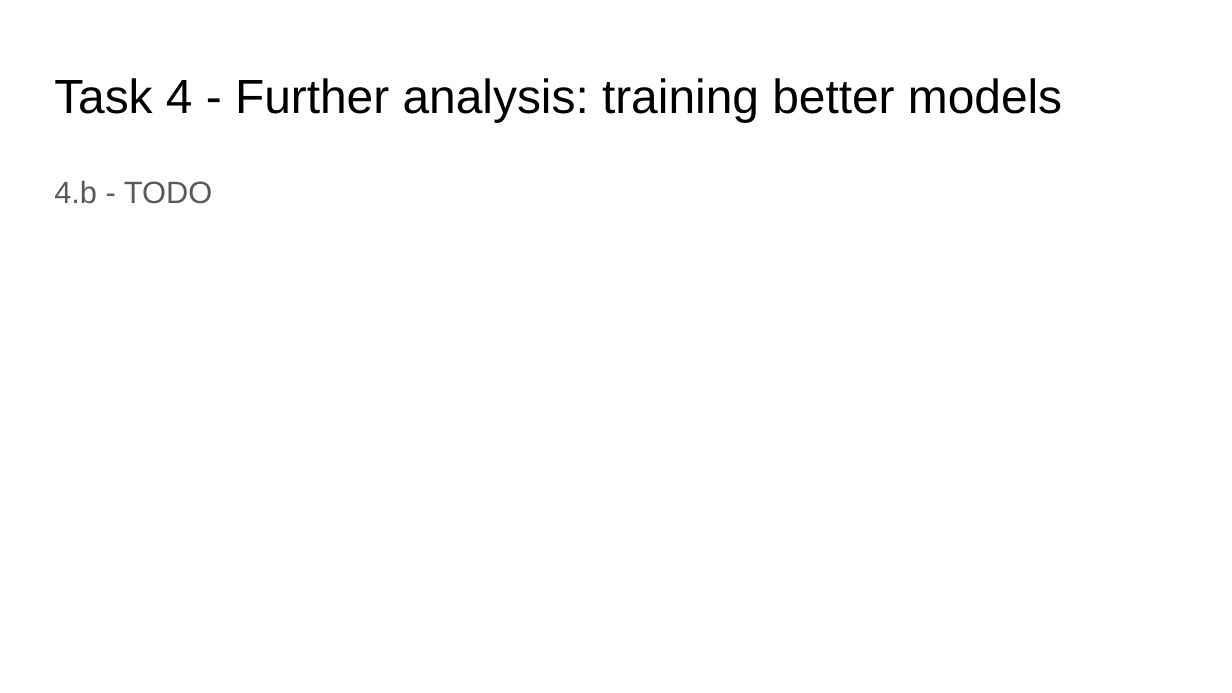
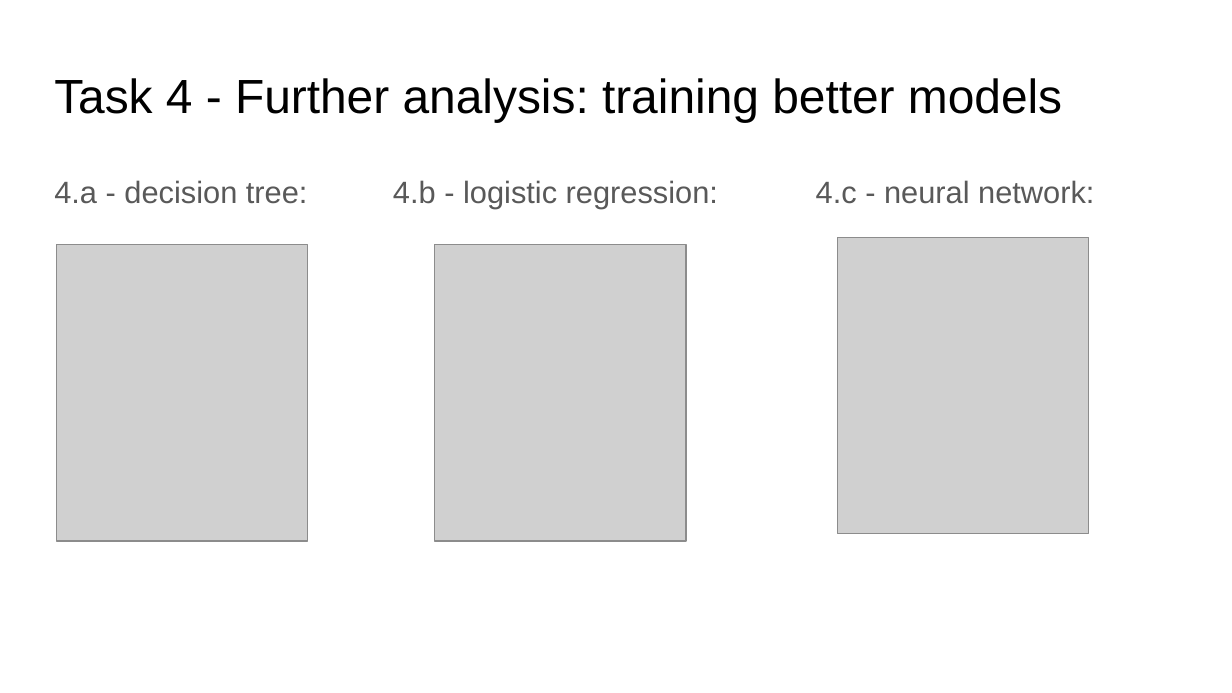
Before and after one commit to jolatechno/cours-ENS, a slide deck: slide 7 of cours/M2/machine_learning/PCS_CompSci_Project/Joseph_TOUZET_computational_science_project.odp (slide 6 before the commit). Drawn at 1232x693 pixels with LibreOffice and Linux fonts; fonts in the diff are those of the drawing; grey boxes stand for pictures. Boxes give left, top, right and bottom in pixels: in the first picture for what was removed or moved away, otherwise in the second. Text is boxed around its words. In the diff, an @@ line names an element or a change of style, - is before the commit and + after.

```diff
--- a/cours/M2/machine_learning/PCS_CompSci_Project/Joseph_TOUZET_computational_science_project.odp
+++ b/cours/M2/machine_learning/PCS_CompSci_Project/Joseph_TOUZET_computational_science_project.odp
@@ text added at (x1=54, y1=180, x2=308, y2=204), 18 pt, text #595959 @@
+4.a - decision tree:
@@ text at (x1=393, y1=180, x2=718, y2=209): text changed @@
-4.b - TODO
+4.b - logistic regression:
@@ text added at (x1=816, y1=180, x2=1094, y2=204), 18 pt, text #595959 @@
+4.c - neural network:
@@ picture added at (x1=838, y1=238, x2=1089, y2=535) @@
@@ picture added at (x1=57, y1=245, x2=308, y2=542) @@
@@ picture added at (x1=435, y1=245, x2=686, y2=542) @@
```
Also in this commit, not shown: 5 other slides changed, 4 slides added, 2 slides removed, 6 other files.
